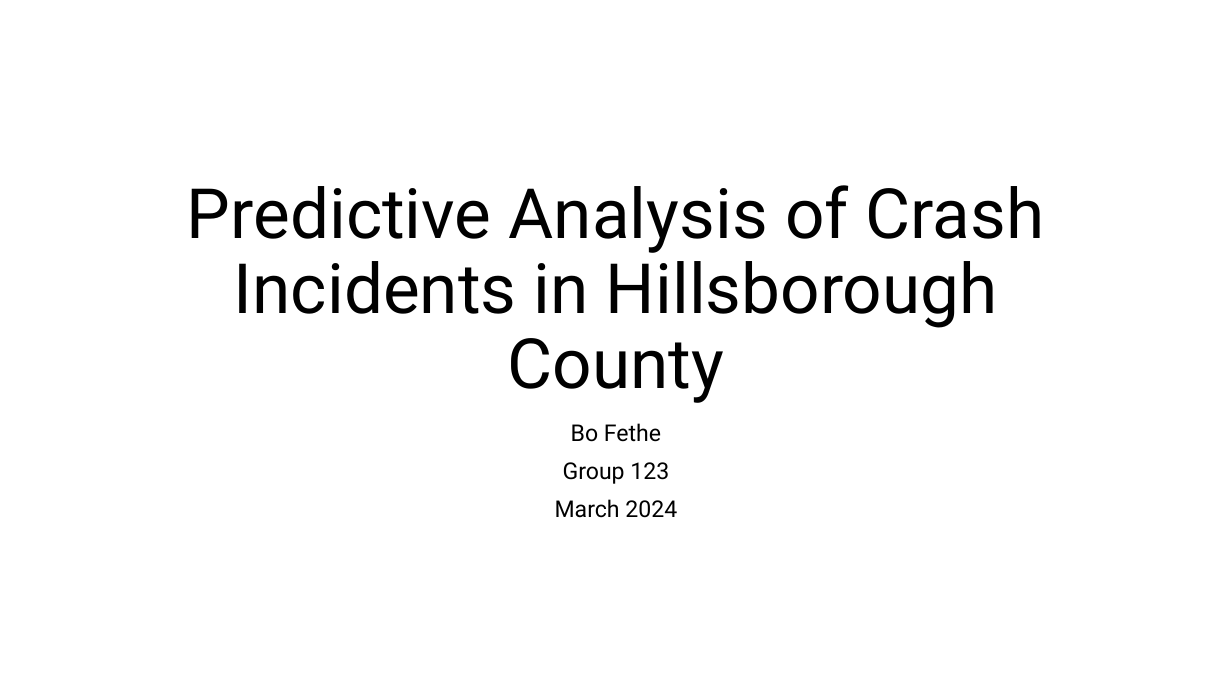
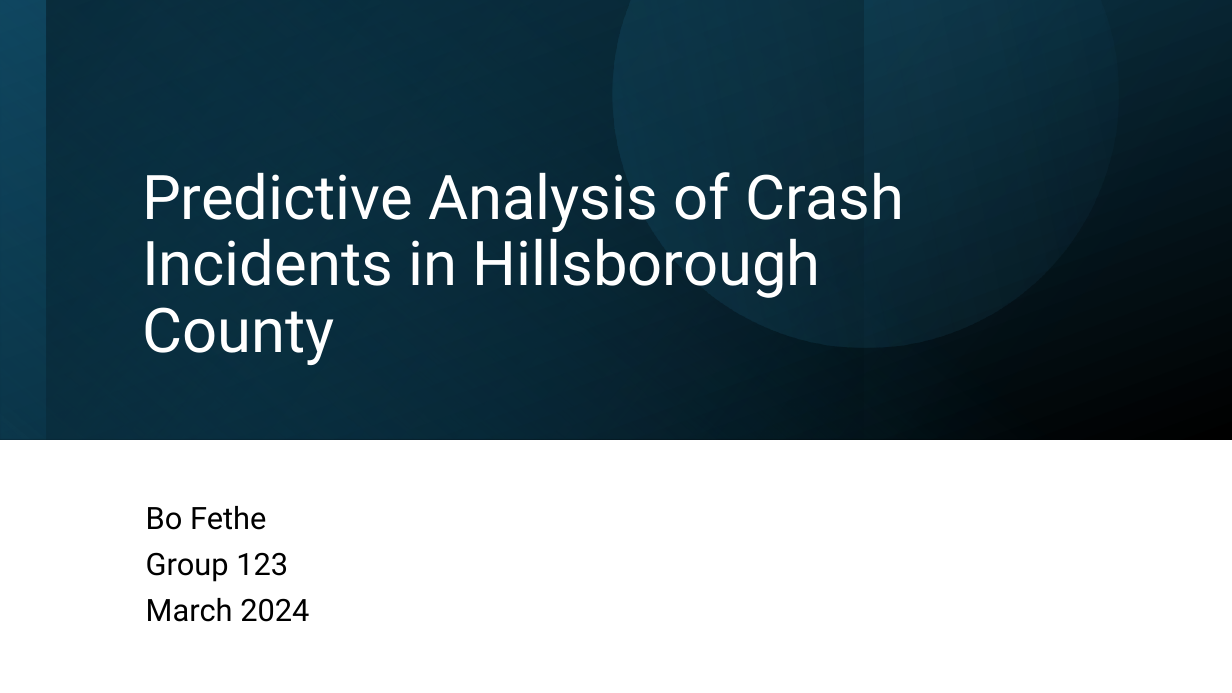
Before and after one commit to bofethe/signal-four, a slide deck: slide 1 of PredictiveCrashAnalysis.pptx. Drawn at 1232x693 pixels with LibreOffice and Linux fonts; fonts in the diff are those of the drawing. Boxes give left, top, right and bottom in pixels: in the first picture for what was removed or moved away, otherwise in the second. Text is boxed around its words. In the diff, an @@ line names an element or a change of style, - is before the commit and + after.

```diff
--- a/PredictiveCrashAnalysis.pptx
+++ b/PredictiveCrashAnalysis.pptx
@@ rectangle added at (0,0,1232,440), fill gradient #104862 to #000000 @@
@@ rectangle added at (0,0,1232,439), fill gradient #156082 to #104862 @@
@@ rectangle added at (0,0,863,440), fill gradient #0B3041 to #000000 @@
@@ rectangle added at (45,0,1232,440), fill gradient #156082 to #000000 @@
@@ freeform shape added at (524,0,1182,437), fill gradient #156082 to #46B1E1 @@
@@ title "Predictive Analysis of Crash Incidents ...": place and size @@
-title "Predictive Analysis of Crash Incidents ..." at (187,185,1045,403)
+title "Predictive Analysis of Crash Incidents ..." at (142,172,904,365)
@@ title "Predictive Analysis of Crash Incidents ..." at (142,172,904,365): size 54 to 48 pt, text colour #000000 to #FFFFFF; alignment centre to left @@
@@ subtitle "Bo Fethe": place and size @@
-subtitle "Bo Fethe" at (555,423,677,518)
+subtitle "Bo Fethe" at (146,506,309,622)
@@ subtitle "Bo Fethe" at (146,506,309,622): size 18 to 24 pt; alignment centre to left; vertical alignment top to middle @@
```
Also in this commit, not shown: 6 other slides changed, 3 slides added, 1 slide removed, 3 other files.
